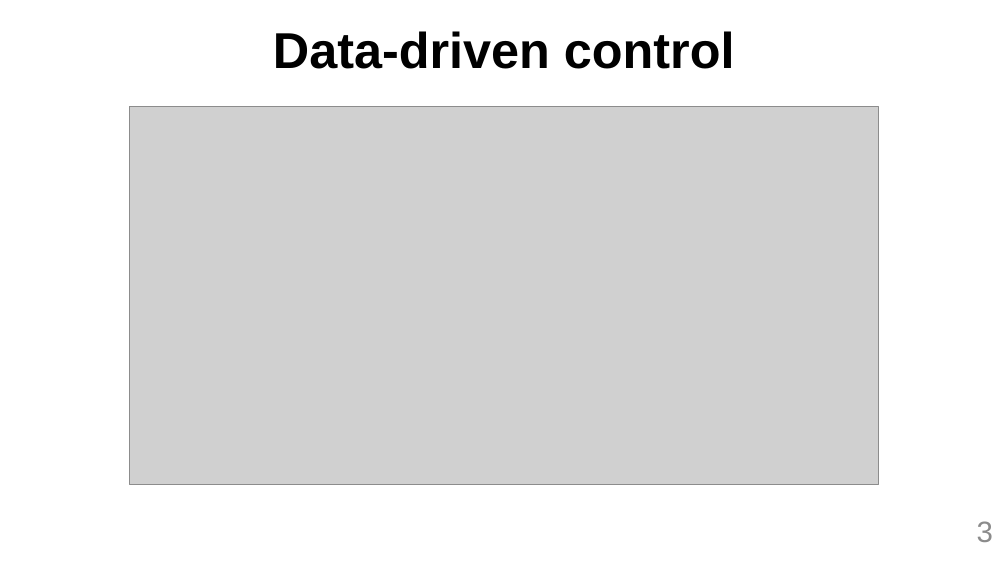
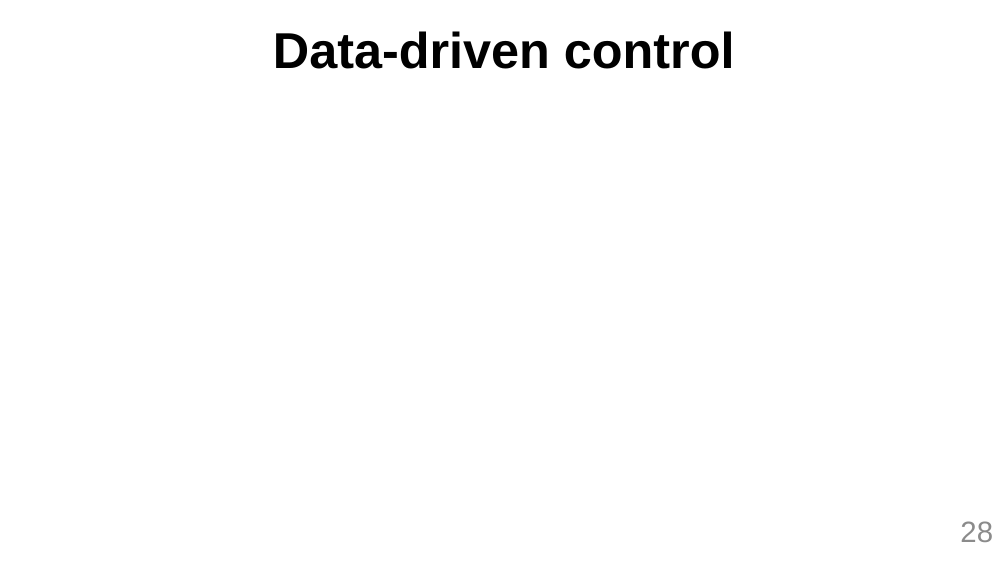
Before and after one commit to MarcBerneman/Master-thesis, a slide deck: slide 28 of Presentation/Thesis.pptx (slide 3 before the commit). Drawn at 1008x567 pixels with LibreOffice and Linux fonts; fonts in the diff are those of the drawing; grey boxes stand for pictures; background and template pictures are left out. Boxes give left, top, right and bottom in pixels: in the first picture for what was removed or moved away, otherwise in the second. Text is boxed around its words. In the diff, an @@ line names an element or a change of style, - is before the commit and + after.

```diff
--- a/Presentation/Thesis.pptx
+++ b/Presentation/Thesis.pptx
@@ picture removed at bbox=[129, 107, 879, 485] @@
@@ page number at bbox=[960, 521, 993, 542]: text changed @@
-3
+28
```
Also in this commit, not shown: 2 other slides changed, 7 slides added, 11 other files.
